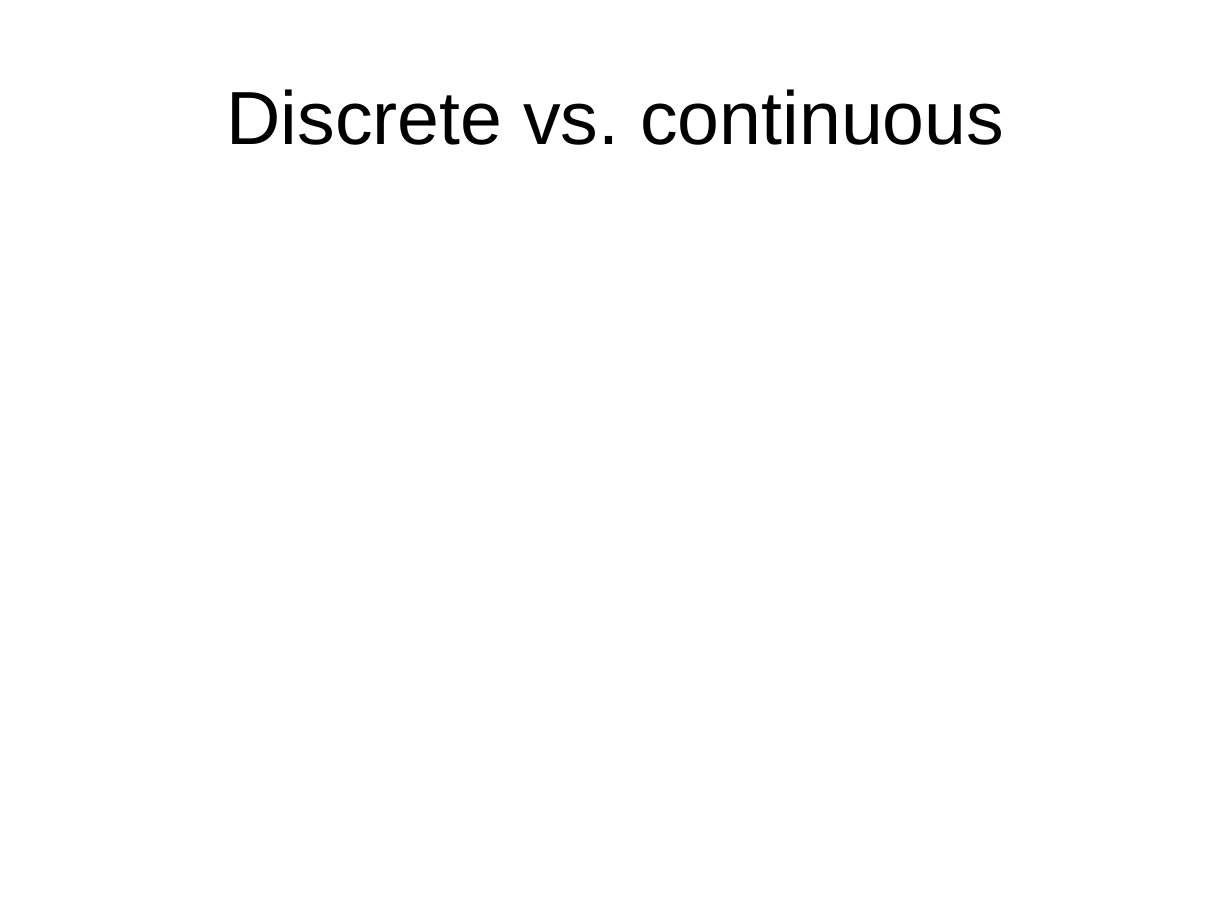
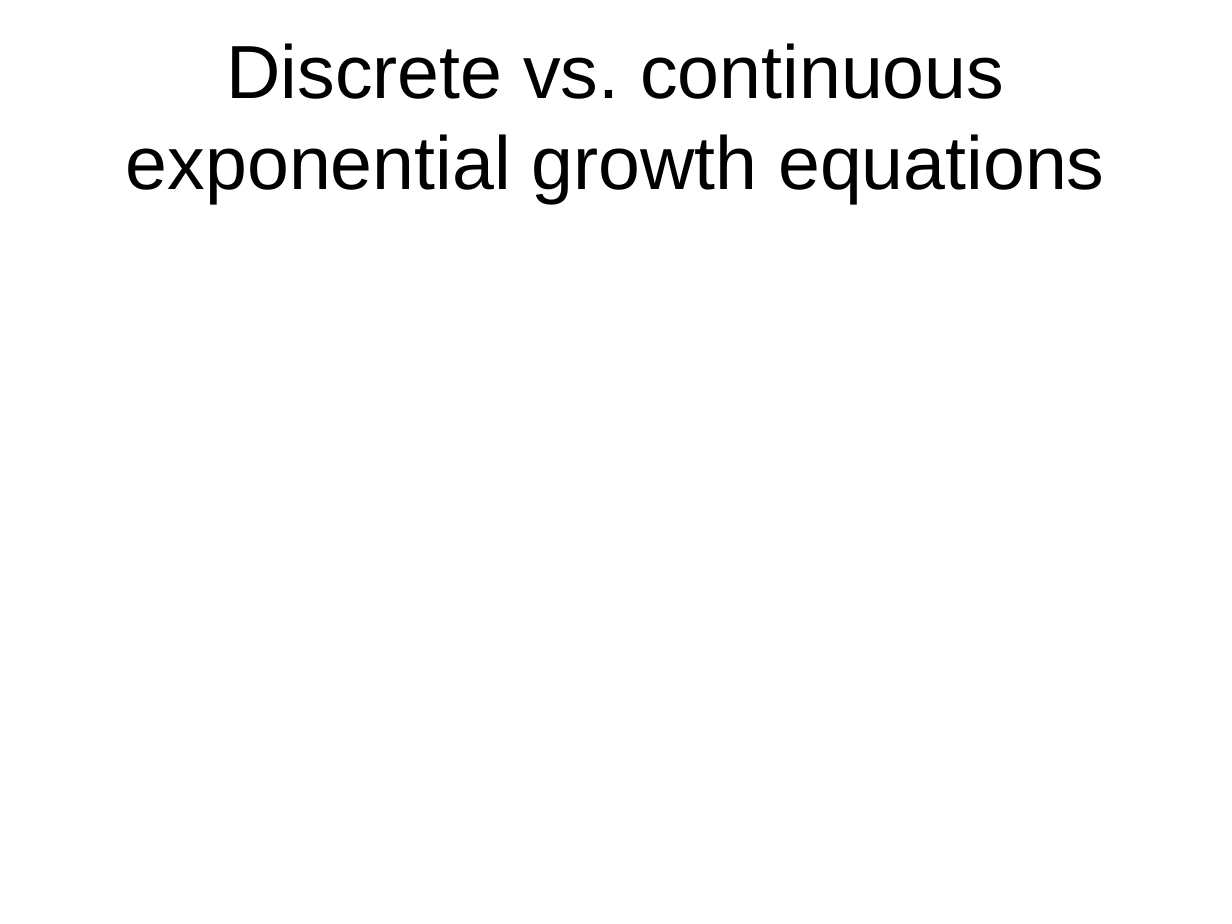
Before and after one commit to ebabcock/MBE713Population-Dynamics, a slide deck: slide 12 of Module3_exponential_growth/2.Exponential Growth.pptx (slide 10 before the commit). Drawn at 1232x924 pixels with LibreOffice and Linux fonts; fonts in the diff are those of the drawing; grey boxes stand for pictures. Boxes give left, top, right and bottom in pixels: in the first picture for what was removed or moved away, otherwise in the second. Text is boxed around its words. In the diff, an @@ line names an element or a change of style, - is before the commit and + after.

```diff
--- a/Module3_exponential_growth/2.Exponential Growth.pptx
+++ b/Module3_exponential_growth/2.Exponential Growth.pptx
@@ title at bbox=[126, 43, 1104, 203]: text changed @@
-Discrete vs. continuous
+Discrete vs. continuous exponential growth equations
```
Also in this commit, not shown: 7 other slides changed, 3 slides added, 1 slide removed, 25 other files.
